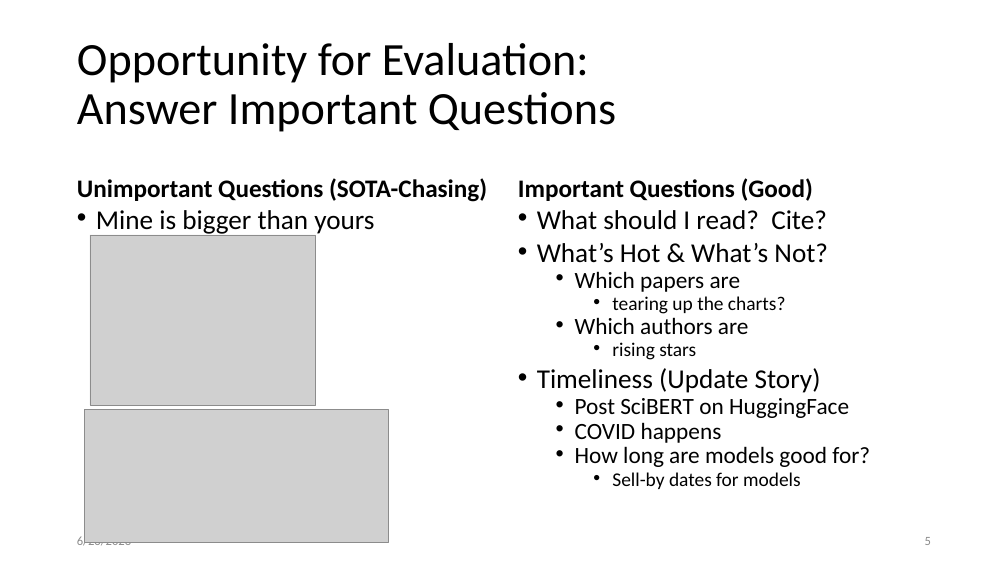
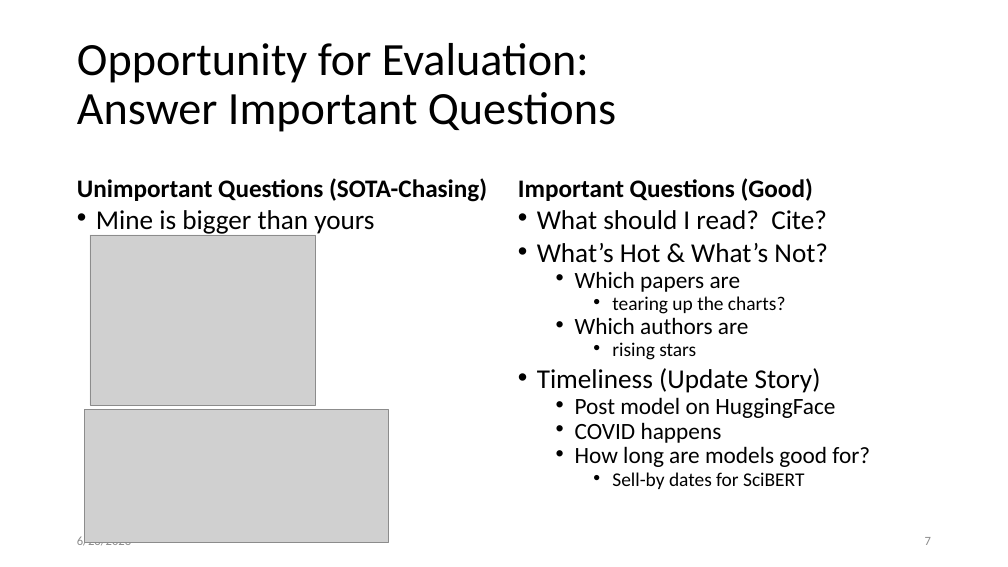
Before and after one commit to kwchurch/JSALT_Better_Together, a slide deck: slide 7 of slides/July5/July5.pptx (slide 5 before the commit). Drawn at 1008x567 pixels with LibreOffice and Linux fonts; fonts in the diff are those of the drawing; grey boxes stand for pictures. Boxes give left, top, right and bottom in pixels: in the first picture for what was removed or moved away, otherwise in the second. Text is boxed around its words. In the diff, an @@ line names an element or a change of style, - is before the commit and + after.

Commit message:
slides

```diff
--- a/slides/July5/July5.pptx
+++ b/slides/July5/July5.pptx
@@ text at <box>575,397,835,418</box>: text changed @@
-  • Post SciBERT on HuggingFace
+  • Post model on HuggingFace
@@ text at <box>612,472,804,489</box>: text changed @@
-    • Sell-by dates for models
+    • Sell-by dates for SciBERT
@@ page number at <box>925,537,931,545</box>: text changed @@
-5
+7
```
Also in this commit, not shown: 3 other slides changed, 3 slides added, 2 other files.
